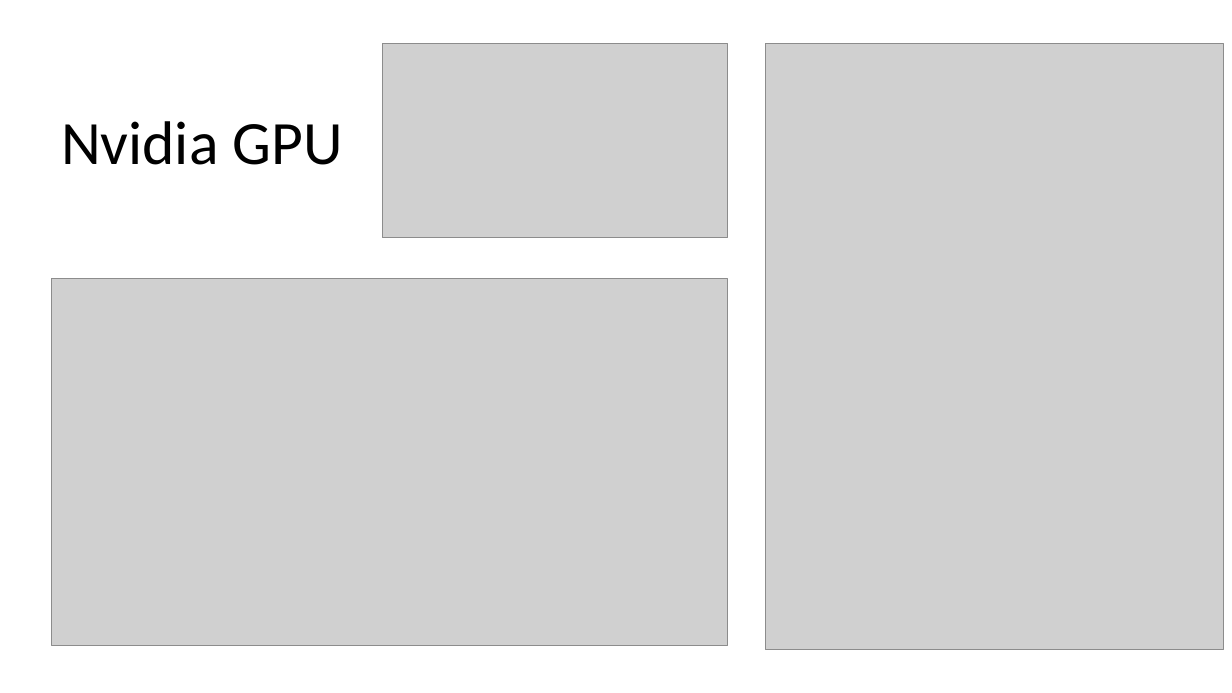
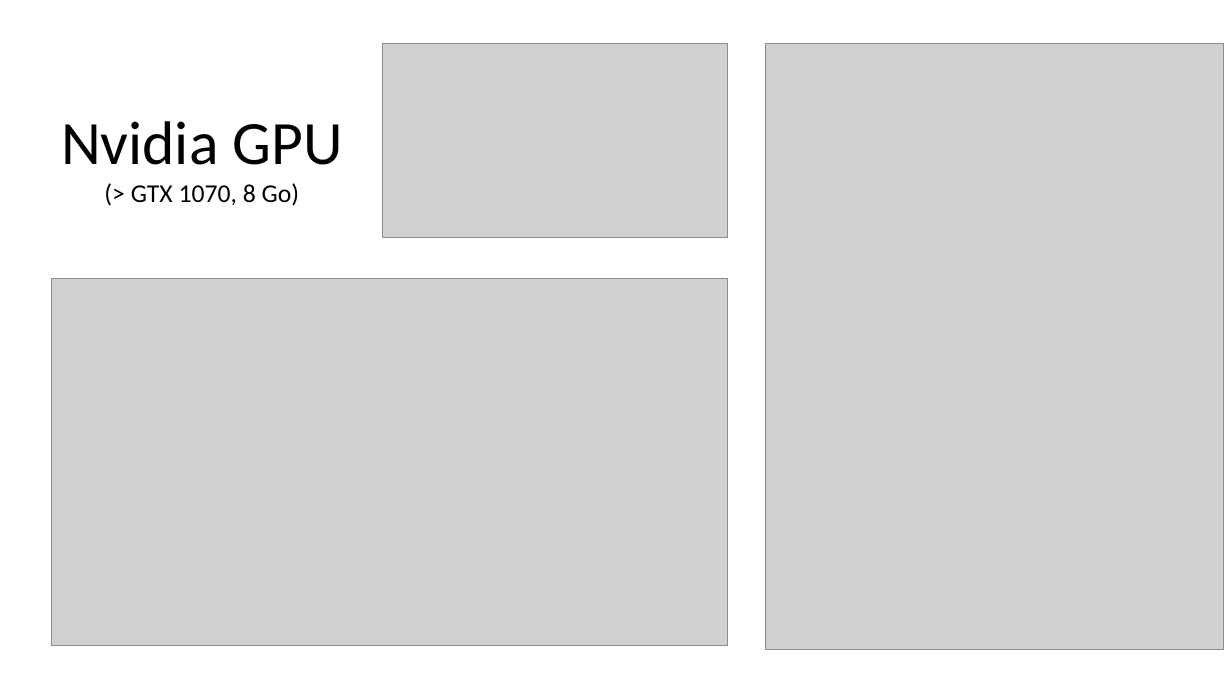
Before and after one commit to laurentprudhon/cours-deeplearning-2020, a slide deck: slide 2 of slides/00_environnement.pptx. Drawn at 1232x693 pixels with LibreOffice and Linux fonts; fonts in the diff are those of the drawing; grey boxes stand for pictures. Boxes give left, top, right and bottom in pixels: in the first picture for what was removed or moved away, otherwise in the second. Text is boxed around its words. In the diff, an @@ line names an element or a change of style, - is before the commit and + after.

```diff
--- a/slides/00_environnement.pptx
+++ b/slides/00_environnement.pptx
@@ text at [131,183,300,206]: paragraph added @@
+(> GTX 1070, 8 Go)
```
Also in this commit, not shown: 8 other slides changed, 6 slides added, 7 slides removed.
